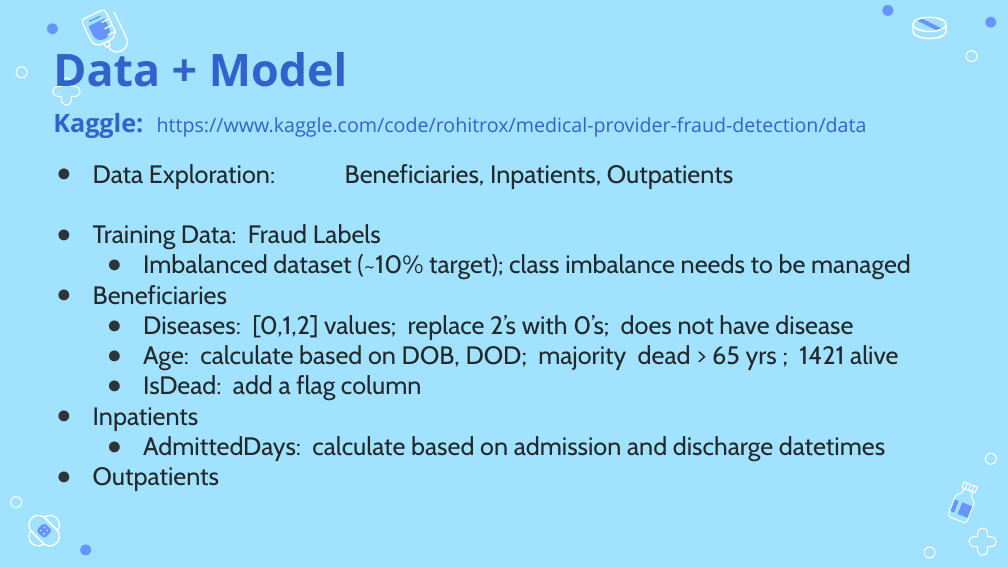
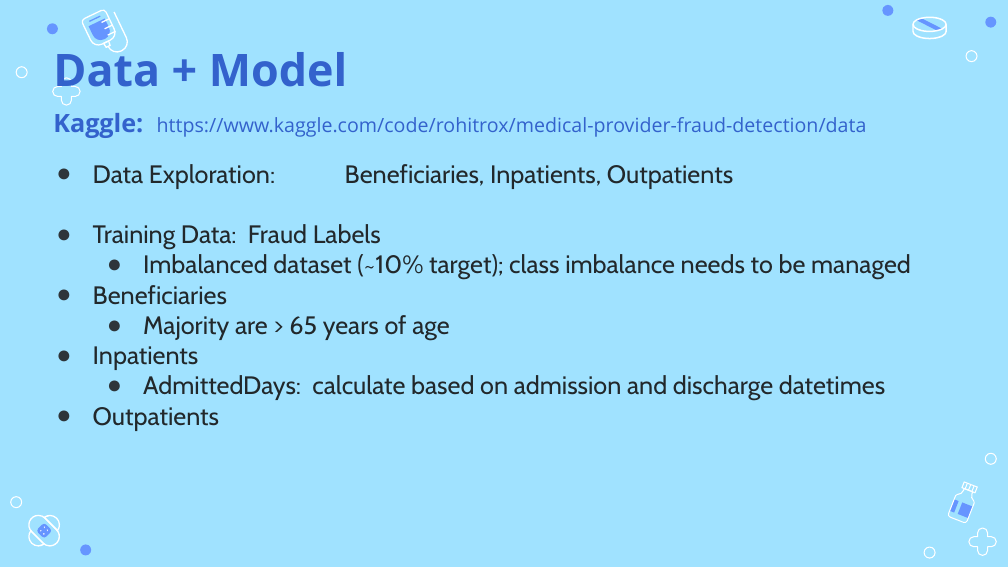
Before and after one commit to monika0603/MLE10-Capstone-Project, a slide deck: slide 7 of presentation/CapstonePreso_HealthcareAnomaly.pptx. Drawn at 1008x567 pixels with LibreOffice and Linux fonts; fonts in the diff are those of the drawing. Boxes give left, top, right and bottom in pixels: in the first picture for what was removed or moved away, otherwise in the second. Text is boxed around its words. In the diff, an @@ line names an element or a change of style, - is before the commit and + after.

```diff
--- a/presentation/CapstonePreso_HealthcareAnomaly.pptx
+++ b/presentation/CapstonePreso_HealthcareAnomaly.pptx
@@ text at bbox=[143, 315, 450, 340]: text changed @@
-        ● Diseases: [0,1,2] values; replace 2’s with 0’s; does not have disease
-        ● Age: calculate based on DOB, DOD; majority dead > 65 yrs ; 1421 alive
-        ● IsDead: add a flag column
+        ● Majority are > 65 years of age
```
Also in this commit, not shown: 5 other slides changed, 1 other file.
